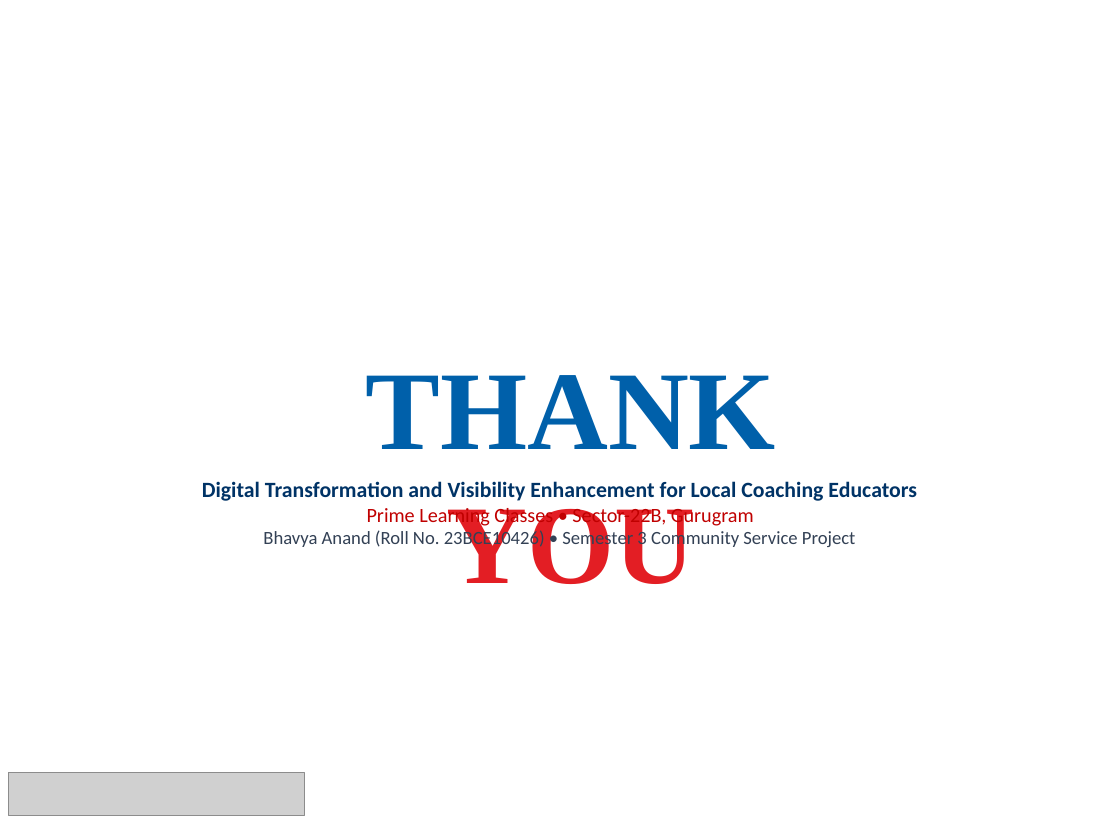
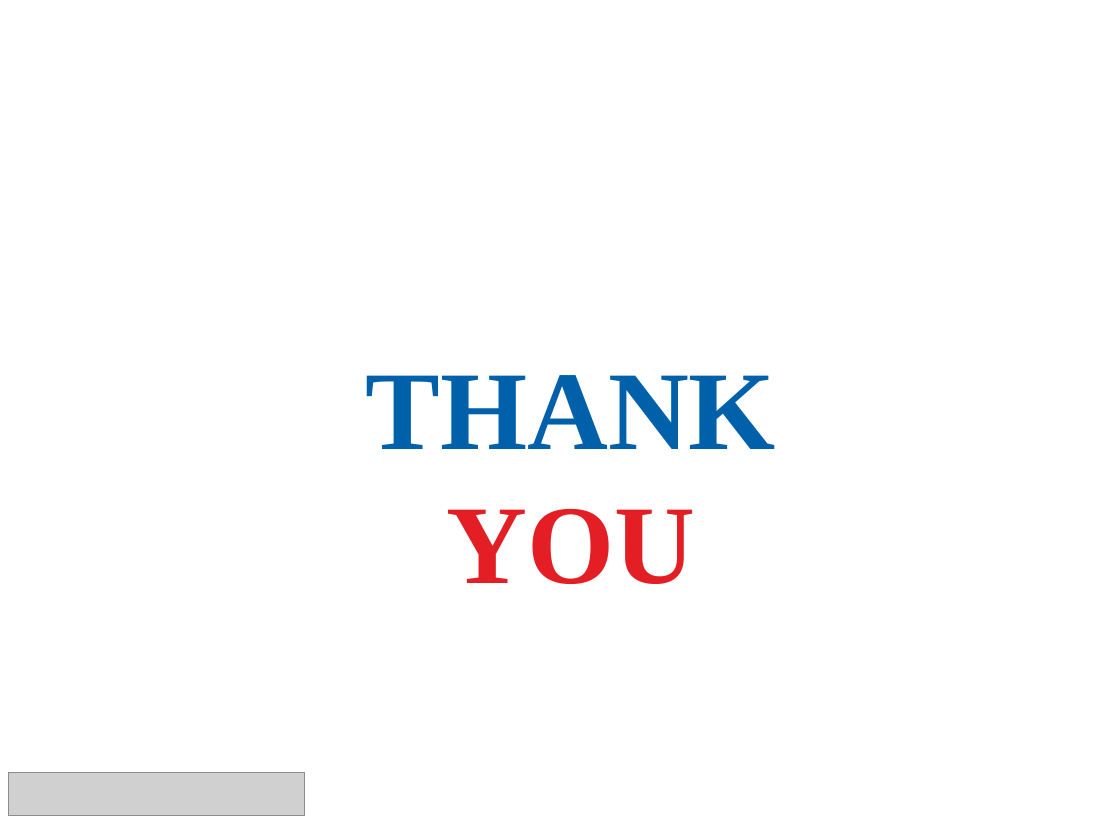
Before and after one commit to bhavyaanand2101-coder/Community_Service_2026, a slide deck: slide 12 of Community_Service_Presentation.pptx. Drawn at 1120x840 pixels with LibreOffice and Linux fonts; fonts in the diff are those of the drawing; grey boxes stand for pictures; background and template pictures are left out. Boxes give left, top, right and bottom in pixels: in the first picture for what was removed or moved away, otherwise in the second. Text is boxed around its words. In the diff, an @@ line names an element or a change of style, - is before the commit and + after.

Commit message:
docs(presentation): update Community Service presentation deck with latest project assets and content

```diff
--- a/Community_Service_Presentation.pptx
+++ b/Community_Service_Presentation.pptx
@@ text removed at bbox=[202, 481, 917, 550] @@
-Digital Transformation and Visibility Enhancement for Local Coaching Educators
-Prime Learning Classes • Sector-22B, Gurugram
-Bhavya Anand (Roll No. 23BCE10426) • Semester 3 Community Service Project
```
Also in this commit, not shown: 10 other slides changed.
